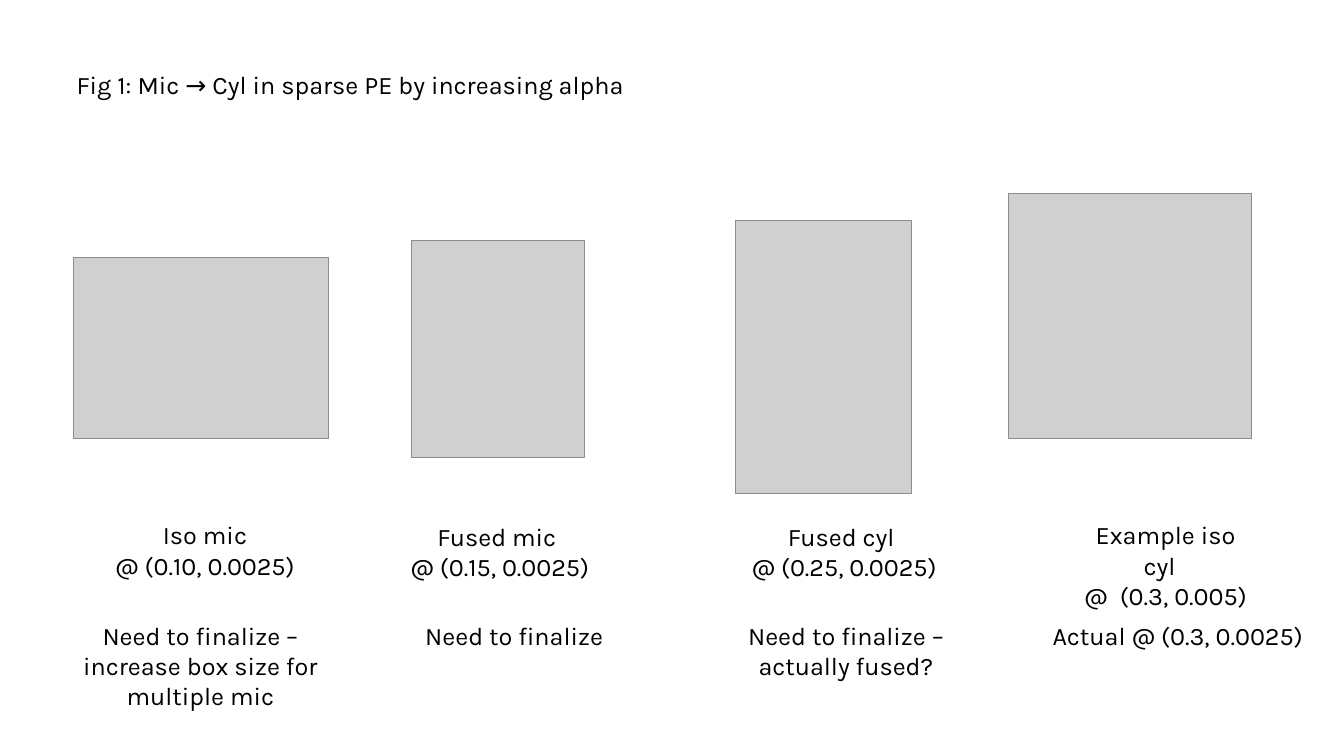
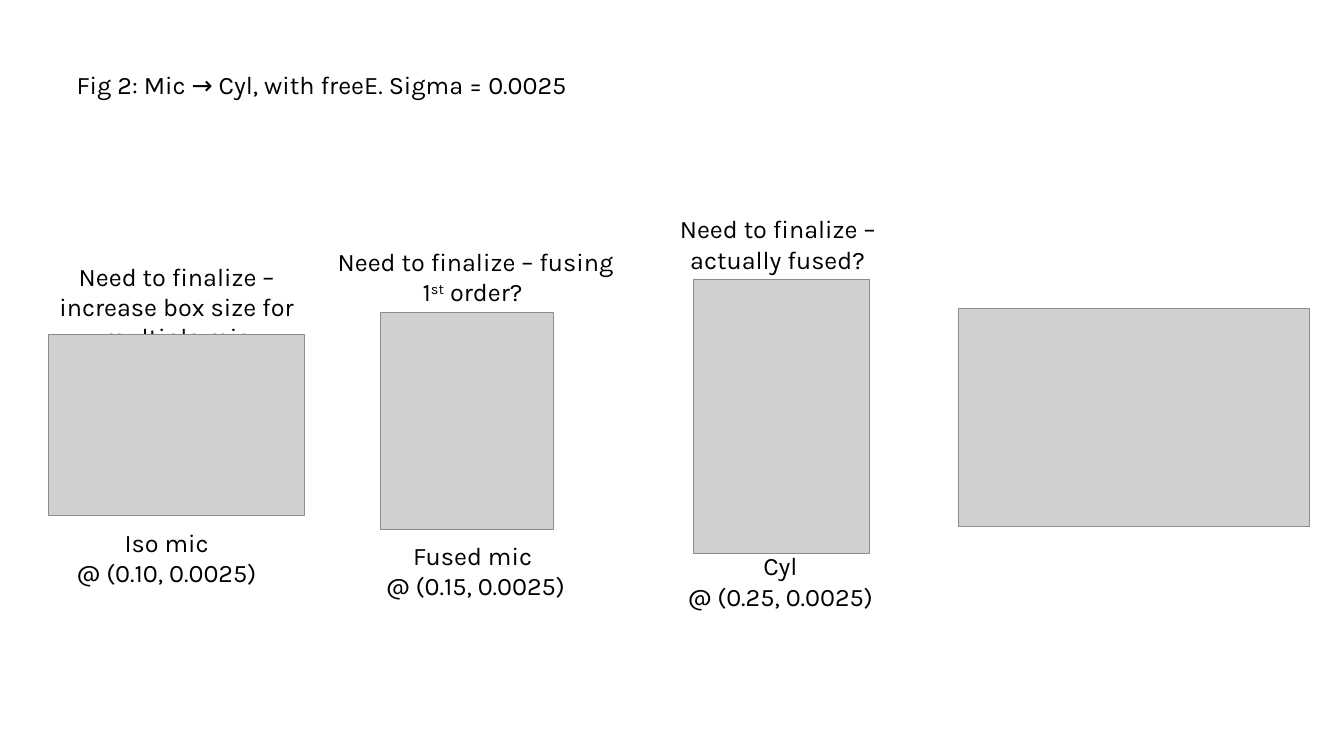
Before and after one commit to tyokokur/presentations, a slide deck: slide 2 of SYSG3_paper.pptx (slide 1 before the commit). Drawn at 1344x756 pixels with LibreOffice and Linux fonts; fonts in the diff are those of the drawing; grey boxes stand for pictures. Boxes give left, top, right and bottom in pixels: in the first picture for what was removed or moved away, otherwise in the second. Text is boxed around its words. In the diff, an @@ line names an element or a change of style, - is before the commit and + after.

```diff
--- a/SYSG3_paper.pptx
+++ b/SYSG3_paper.pptx
@@ text at (x1=77, y1=76, x2=566, y2=101): text changed @@
-Fig 1: Mic → Cyl in sparse PE by increasing alpha
+Fig 2: Mic → Cyl, with freeE. Sigma = 0.0025
@@ text "Need to finalize – actually ..." moved from (x1=748, y1=627, x2=933, y2=681) to (x1=680, y1=220, x2=864, y2=275) @@
@@ picture removed at (x1=1009, y1=194, x2=1251, y2=439) @@
@@ text "Need to finalize – increase ..." rewrapped from (x1=83, y1=627, x2=317, y2=711) to (x1=59, y1=268, x2=293, y2=335) @@
@@ text at (x1=338, y1=253, x2=613, y2=302): text changed @@
-Need to finalize
+Need to finalize – fusing 1st order?
@@ picture moved from (x1=736, y1=221, x2=911, y2=494) to (x1=694, y1=280, x2=869, y2=554) @@
@@ picture moved from (x1=411, y1=241, x2=585, y2=458) to (x1=381, y1=313, x2=555, y2=529) @@
@@ picture added at (x1=959, y1=309, x2=1310, y2=527) @@
@@ picture moved from (x1=74, y1=258, x2=329, y2=440) to (x1=49, y1=335, x2=304, y2=516) @@
@@ text "Iso mic @ (0.10, 0.0025)" moved from (x1=145, y1=526, x2=295, y2=578) to (x1=106, y1=534, x2=256, y2=585) @@
@@ text "Fused mic @ (0.15, 0.0025)" moved from (x1=437, y1=528, x2=589, y2=579) to (x1=413, y1=547, x2=565, y2=598) @@
@@ text removed at (x1=1096, y1=526, x2=1246, y2=608) @@
-Example iso cyl
-@ (0.3, 0.005)
@@ text at (x1=717, y1=553, x2=873, y2=609): text changed @@
-Fused cyl
-@ (0.25, 0.0025)
+Cyl
+@ (0.25, 0.0025)
@@ text removed at (x1=1053, y1=627, x2=1303, y2=648) @@
-Actual @ (0.3, 0.0025)
```
Also in this commit, not shown: 2 other slides changed, 2 slides added, 4 slides removed.
